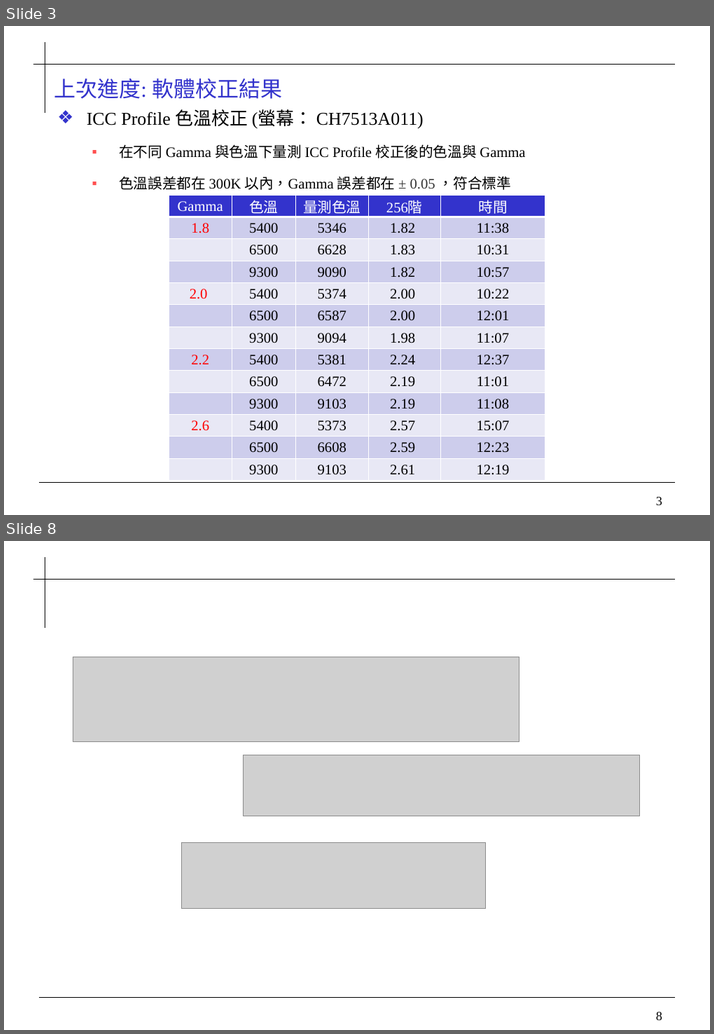
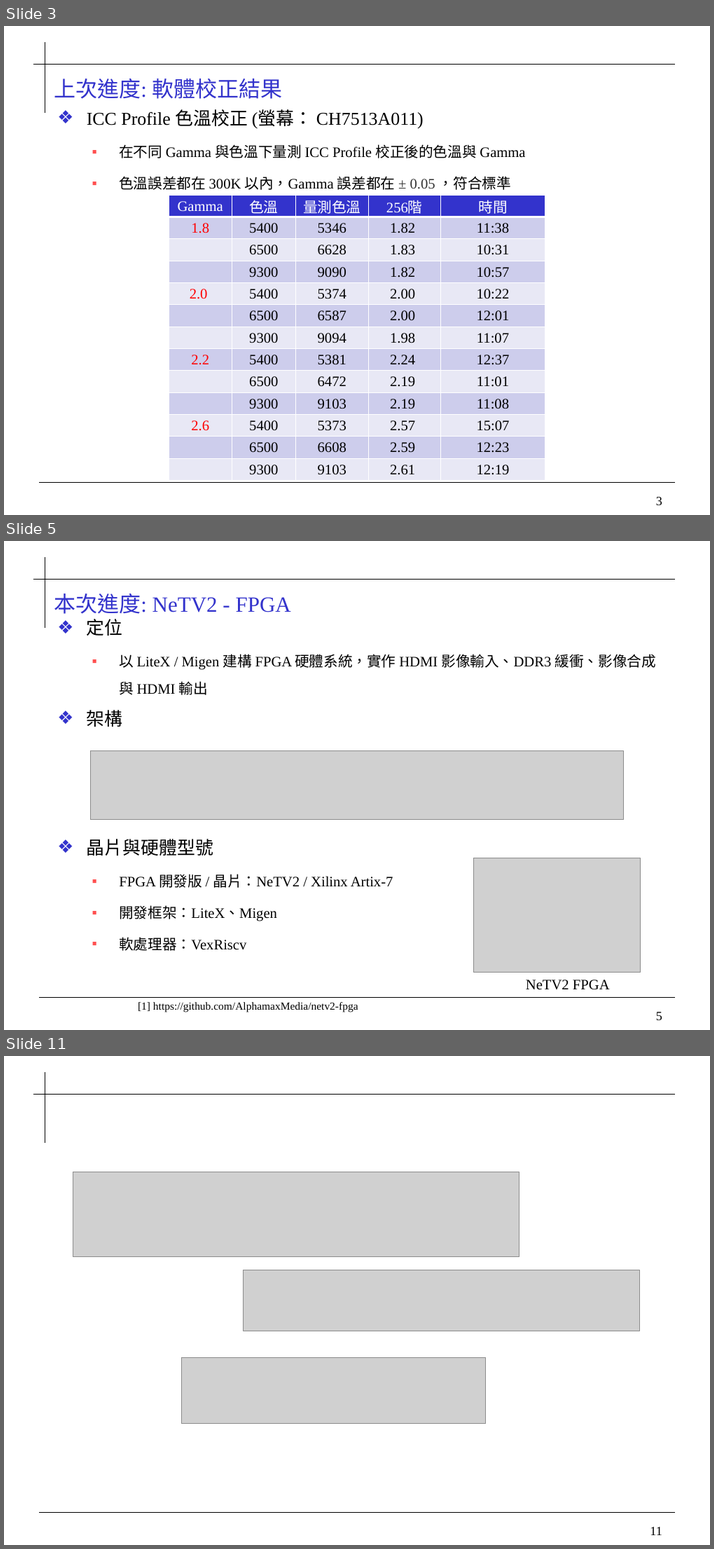
Before and after one commit to 0ilasis0/home, a slide deck: Onyx_進度報告_1013.pptx. Shown one above the other, each under a label of ours: slides 3 and 8 before the commit, slides 3, 5 and 11 after it; the slides between them are not shown. The pictures are 714x1034 and 714x1549 pixels, drawn with LibreOffice and Linux fonts; fonts in the diff are those of the drawing; grey boxes stand for pictures; background and template pictures are left out. Boxes give left, top, right and bottom in pixels: in the first picture for what was removed or moved away, otherwise in the second. Text is boxed around its words. In the diff, an @@ line names an element or a change of style, - is before the commit and + after.

```diff
--- a/Onyx_進度報告_1013.pptx
+++ b/Onyx_進度報告_1013.pptx
@@ slide 5 added at [4,541,710,1030], background #FFFFFF; not listed: 4 template elements that a slide beside it also shows @@
@@ title added at [54,593,291,614], 24 pt, text #3333CC @@
+本次進度: NeTV2 - FPGA
@@ text added at [87,619,656,951], 16 pt, text #000000 @@
+❖ 定位
+  ▪ 以 LiteX / Migen 建構 FPGA 硬體系統，實作 HDMI 影像輸入、DDR3 緩衝、影像合成與 HDMI 輸出
+❖ 架構
+❖ 晶片與硬體型號
+  ▪ FPGA 開發版 / 晶片：NeTV2 / Xilinx Artix-7
+  ▪ 開發框架：LiteX、Migen
+  ▪ 軟處理器：VexRiscv
@@ picture added at [90,751,624,819] @@
@@ picture added at [473,857,640,971] @@
@@ text added at [526,979,610,990], 16 pt, text #000000 @@
+NeTV2 FPGA
@@ text added at [138,1002,358,1012], 12 pt, text #000000 @@
+[1] https://github.com/AlphamaxMedia/netv2-fpga
@@ what was slide 8 is now slide 11 @@
@@ page number at [649,1526,661,1535]: text changed @@
-8
+11
```
Also in this commit, not shown: 1 slide changed, 6 other slides added, 3 slides removed, 3 other files.
